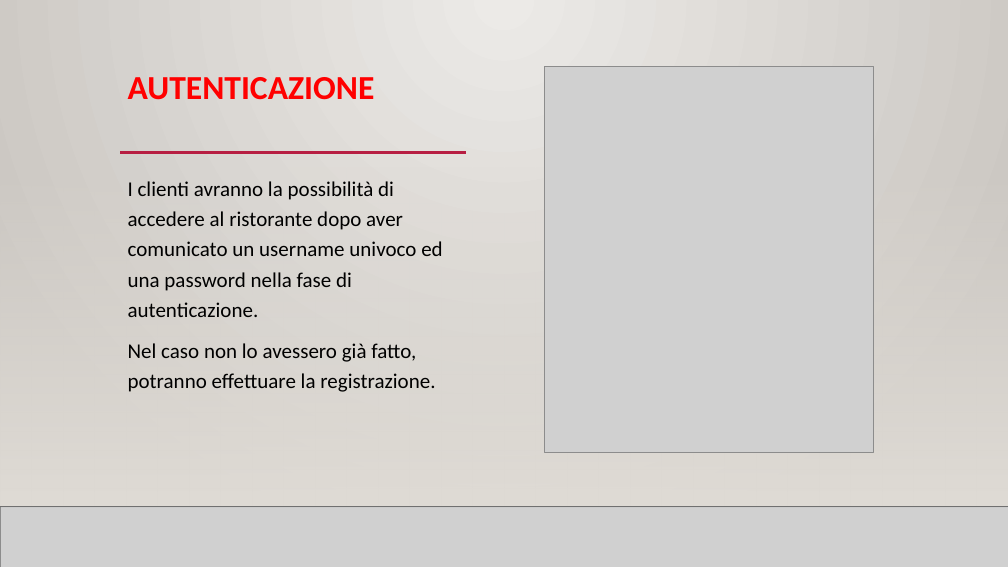
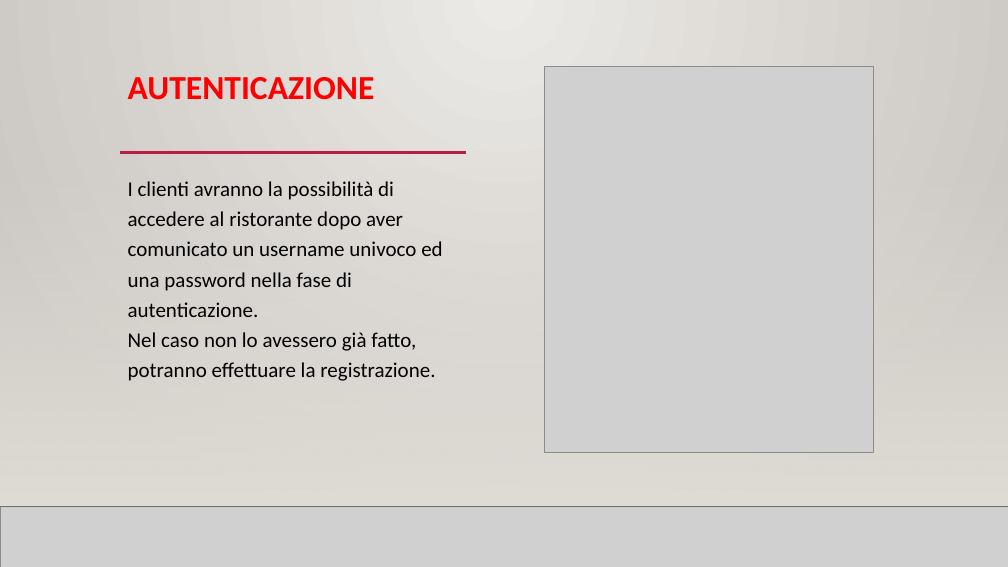
Before and after one commit to GaetanoRomeo22/Progetto_Ristorante, a slide deck: slide 6 of Presentazione_Progetto_Ristorante.pptx. Drawn at 1008x567 pixels with LibreOffice and Linux fonts; fonts in the diff are those of the drawing; grey boxes stand for pictures; background and template pictures are left out. Boxes give left, top, right and bottom in pixels: in the first picture for what was removed or moved away, otherwise in the second. Text is boxed around its words. In the diff, an @@ line names an element or a change of style, - is before the commit and + after.

```diff
--- a/Presentazione_Progetto_Ristorante.pptx
+++ b/Presentazione_Progetto_Ristorante.pptx
@@ text "I clienti avranno la possibilità ..." at [128,181,442,381]: less space between paragraphs @@
```
Also in this commit, not shown: 7 other slides changed, 14 other files.
